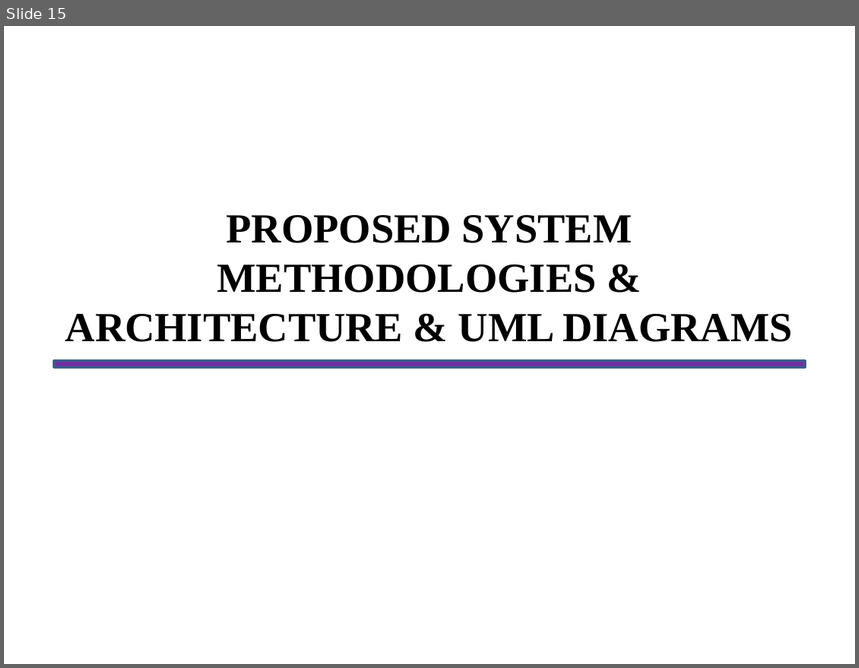
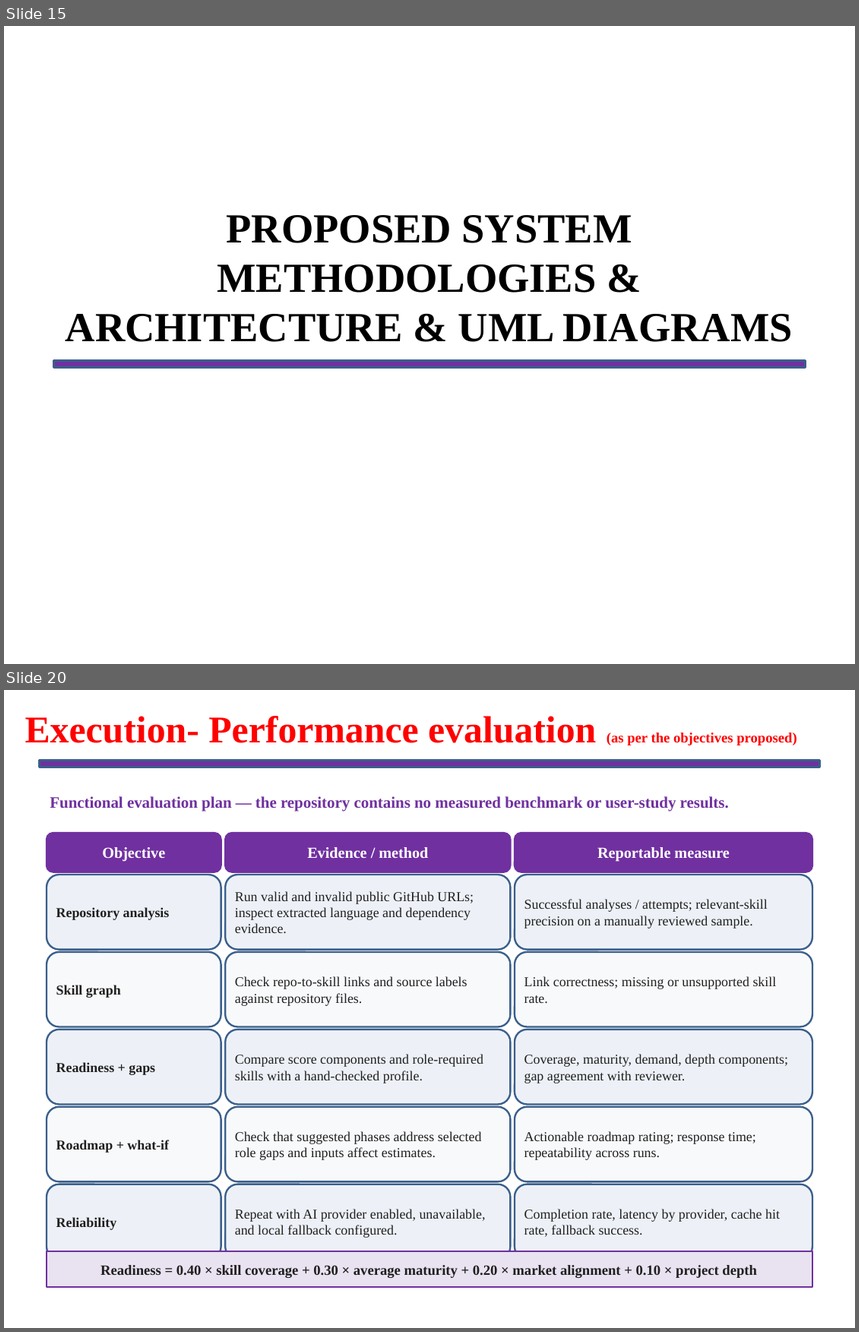
Before and after one commit to Rohithsilent/PathForge, a slide deck: .pathforge-output/PathForge_Project_Presentation.pptx. Shown one above the other, each under a label of ours: slide 15 before the commit, slides 15 and 20 after it; the slides between them are not shown. The pictures are 859x668 and 859x1332 pixels, drawn with LibreOffice and Linux fonts; fonts in the diff are those of the drawing. Boxes give left, top, right and bottom in pixels: in the first picture for what was removed or moved away, otherwise in the second. Text is boxed around its words. In the diff, an @@ line names an element or a change of style, - is before the commit and + after.

```diff
--- a/.pathforge-output/PathForge_Project_Presentation.pptx
+++ b/.pathforge-output/PathForge_Project_Presentation.pptx
@@ slide 20 added at (4, 690, 855, 1328), background #FFFFFF @@
@@ text added at (25, 716, 797, 745), 32 pt, text #FF0000, bold @@
+Execution- Performance evaluation (as per the objectives proposed)
@@ rectangle added at (40, 761, 820, 768), fill #7030A0, outline #3A5F8B 2.01 pt @@
@@ text added at (50, 796, 729, 811), 13.5 pt, text #7030A0, bold @@
+Functional evaluation plan — the repository contains no measured benchmark or user-study results.
@@ rounded rectangle added at (47, 833, 221, 872), fill #7030A0, outline #7030A0 1.5 pt, 13 pt, text #FFFFFF, bold @@
+Objective
@@ rounded rectangle added at (225, 833, 510, 872), fill #7030A0, outline #7030A0 1.5 pt, 13 pt, text #FFFFFF, bold @@
+Evidence / method
@@ rounded rectangle added at (515, 833, 813, 872), fill #7030A0, outline #7030A0 1.5 pt, 13 pt, text #FFFFFF, bold @@
+Reportable measure
@@ rounded rectangle added at (47, 875, 221, 950), fill #EDF1F7, outline #3A5F8B 1.5 pt, 11.5 pt, text #1F1F1F, bold @@
+Repository analysis
@@ rounded rectangle added at (225, 875, 510, 950), fill #EDF1F7, outline #3A5F8B 1.5 pt, 11.5 pt, text #1F1F1F @@
+Run valid and invalid public GitHub URLs; inspect extracted language and dependency evidence.
@@ rounded rectangle added at (515, 875, 813, 950), fill #EDF1F7, outline #3A5F8B 1.5 pt, 11.5 pt, text #1F1F1F @@
+Successful analyses / attempts; relevant-skill precision on a manually reviewed sample.
@@ rounded rectangle added at (47, 952, 221, 1027), fill #F8F9FB, outline #3A5F8B 1.5 pt, 11.5 pt, text #1F1F1F, bold @@
+Skill graph
@@ rounded rectangle added at (225, 952, 510, 1027), fill #F8F9FB, outline #3A5F8B 1.5 pt, 11.5 pt, text #1F1F1F @@
+Check repo-to-skill links and source labels against repository files.
@@ rounded rectangle added at (515, 952, 813, 1027), fill #F8F9FB, outline #3A5F8B 1.5 pt, 11.5 pt, text #1F1F1F @@
+Link correctness; missing or unsupported skill rate.
@@ rounded rectangle added at (47, 1030, 221, 1104), fill #EDF1F7, outline #3A5F8B 1.5 pt, 11.5 pt, text #1F1F1F, bold @@
+Readiness + gaps
@@ rounded rectangle added at (225, 1030, 510, 1104), fill #EDF1F7, outline #3A5F8B 1.5 pt, 11.5 pt, text #1F1F1F @@
+Compare score components and role-required skills with a hand-checked profile.
@@ rounded rectangle added at (515, 1030, 813, 1104), fill #EDF1F7, outline #3A5F8B 1.5 pt, 11.5 pt, text #1F1F1F @@
+Coverage, maturity, demand, depth components; gap agreement with reviewer.
@@ rounded rectangle added at (47, 1107, 221, 1182), fill #F8F9FB, outline #3A5F8B 1.5 pt, 11.5 pt, text #1F1F1F, bold @@
+Roadmap + what-if
@@ rounded rectangle added at (225, 1107, 510, 1182), fill #F8F9FB, outline #3A5F8B 1.5 pt, 11.5 pt, text #1F1F1F @@
+Check that suggested phases address selected role gaps and inputs affect estimates.
@@ rounded rectangle added at (515, 1107, 813, 1182), fill #F8F9FB, outline #3A5F8B 1.5 pt, 11.5 pt, text #1F1F1F @@
+Actionable roadmap rating; response time; repeatability across runs.
@@ rounded rectangle added at (47, 1185, 221, 1259), fill #EDF1F7, outline #3A5F8B 1.5 pt, 11.5 pt, text #1F1F1F, bold @@
+Reliability
@@ rounded rectangle added at (225, 1185, 510, 1259), fill #EDF1F7, outline #3A5F8B 1.5 pt, 11.5 pt, text #1F1F1F @@
+Repeat with AI provider enabled, unavailable, and local fallback configured.
@@ rounded rectangle added at (515, 1185, 813, 1259), fill #EDF1F7, outline #3A5F8B 1.5 pt, 11.5 pt, text #1F1F1F @@
+Completion rate, latency by provider, cache hit rate, fallback success.
@@ rectangle added at (47, 1252, 813, 1287), fill #E9E2F1, outline #7030A0 1.5 pt, 12 pt, text #1F1F1F, bold @@
+Readiness = 0.40 × skill coverage + 0.30 × average maturity + 0.20 × market alignment + 0.10 × project depth
```
Also in this commit, not shown: 11 slides changed, 2 slides removed, 29 other files.
